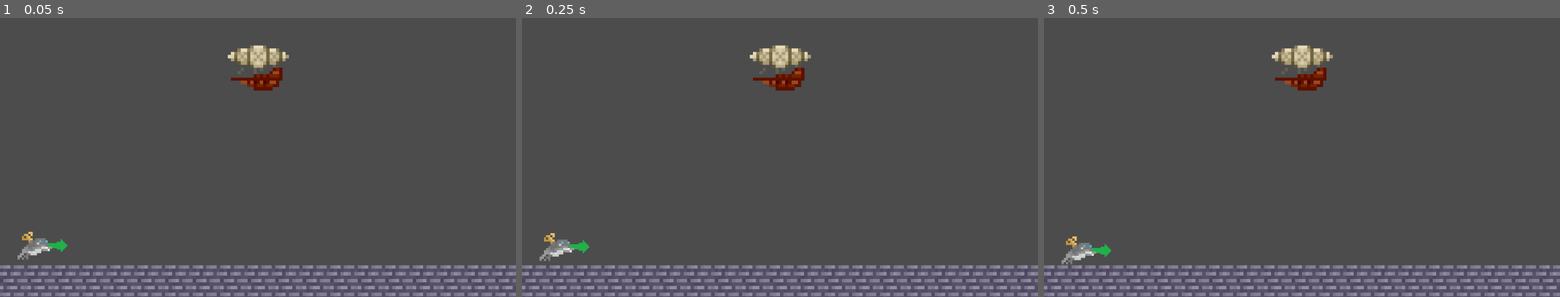
Above: before the commit, frames 1-3 (left to right).
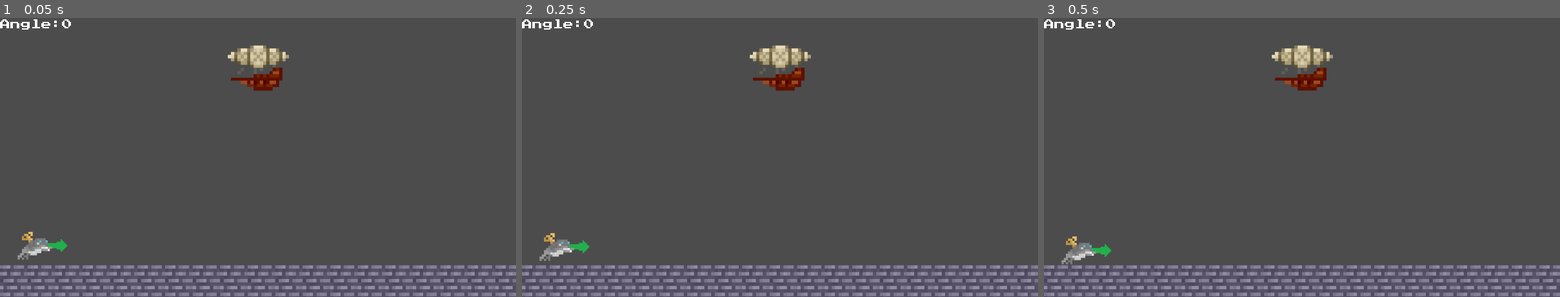
Above: after the commit, the same moments.

Repository: lthammond/CS315-P1-Airship_Assault
Game: Godot game, scene res://src/Level.tscn
Same seed, same stepped clock (60 frames per second), same inputs: the game is played once before the commit and once after it.
Inputs:
- Up to frame 1 (0.05 s): no input
- Up to frame 2 (0.25 s): no input
- Up to frame 3 (0.5 s): no input

The runs differ from the first frame. In frame 1, 0.2% of the frame differs, in the area x 0-14%, y 0-5%; in frame 2, 0.2%; in frame 3, 0.2%.

Commit message:
Add AngleLabel and font

Diff:
--- a/project/src/AirshipTarget.gd
+++ b/project/src/AirshipTarget.gd
@@ -2,5 +2,6 @@
 
 func _on_Target_body_entered(body):
 	if (body.get_name()) == "Projectile":
+		$TargetHitSound.play()
 		gravity_scale = 1
 		print("Hit!")
--- a/project/src/AirshipTarget.tscn
+++ b/project/src/AirshipTarget.tscn
@@ -1,6 +1,7 @@
-[gd_scene load_steps=4 format=2]
+[gd_scene load_steps=5 format=2]
 
 [ext_resource path="res://src/AirshipTarget.gd" type="Script" id=1]
+[ext_resource path="res://assets/TargetHit.wav" type="AudioStream" id=2]
 
 [sub_resource type="Image" id=4]
 data = {
@@ -29,4 +30,7 @@
 [node name="Sprite" type="Sprite" parent="."]
 texture = SubResource( 3 )
 
+[node name="TargetHitSound" type="AudioStreamPlayer2D" parent="."]
+stream = ExtResource( 2 )
+
 [connection signal="body_entered" from="." to="." method="_on_Target_body_entered"]
--- /dev/null
+++ b/project/src/Level.gd
@@ -0,0 +1,7 @@
+extends Node2D
+
+func _ready():
+	var _ignored = $Projectile.connect("angle_changed", self, "_on_Projectile_angle_changed")
+
+func _on_Projectile_angle_changed(new_angle):
+	$AngleLabel.text = 'Angle: %d' % -new_angle
--- a/project/src/Level.tscn
+++ b/project/src/Level.tscn
@@ -1,9 +1,11 @@
-[gd_scene load_steps=8 format=2]
+[gd_scene load_steps=11 format=2]
 
 [ext_resource path="res://src/Projectile.tscn" type="PackedScene" id=1]
 [ext_resource path="res://assets/placeholderTile.png" type="Texture" id=2]
 [ext_resource path="res://src/AirshipTarget.tscn" type="PackedScene" id=3]
 [ext_resource path="res://assets/BrickTile.png" type="Texture" id=4]
+[ext_resource path="res://assets/PressStart2P-Regular.ttf" type="DynamicFontData" id=5]
+[ext_resource path="res://src/Level.gd" type="Script" id=6]
 
 [sub_resource type="ConvexPolygonShape2D" id=1]
 points = PoolVector2Array( 64, 64, 0, 64, 0, 0, 64, 0 )
@@ -55,7 +57,12 @@
 } ]
 1/z_index = 0
 
+[sub_resource type="DynamicFont" id=4]
+size = 24
+font_data = ExtResource( 5 )
+
 [node name="Level" type="Node2D"]
+script = ExtResource( 6 )
 
 [node name="TileMap" type="TileMap" parent="."]
 tile_set = SubResource( 2 )
@@ -68,3 +75,13 @@
 [node name="Projectile" parent="." instance=ExtResource( 1 )]
 position = Vector2( 80.9164, 530.276 )
 mode = 2
+
+[node name="AngleLabel" type="Label" parent="."]
+margin_top = 2.77795
+margin_right = 192.0
+margin_bottom = 26.778
+custom_fonts/font = SubResource( 4 )
+text = "Angle:0"
+__meta__ = {
+"_edit_use_anchors_": false
+}
--- a/project/src/Projectile.gd
+++ b/project/src/Projectile.gd
@@ -1,4 +1,6 @@
 extends RigidBody2D
+
+signal angle_changed(new_angle)
 
 export var angle = 0
 var degrees_per_second = 30
@@ -9,8 +11,10 @@
 	angle = clamp(angle, -90, 0)
 	if Input.is_action_pressed("increase_angle"):
 		angle -= degrees_per_second * delta
+		emit_signal("angle_changed", angle)
 	if Input.is_action_pressed("decrease_angle"):
 		angle += degrees_per_second * delta
+		emit_signal("angle_changed", angle)
 
 	strength = clamp(strength, 20, 100)
 	if Input.is_action_pressed("increase_strength"):
Binary file added: project/assets/PressStart2P-Regular.ttf
Not shown, added: raw_assets/fonts/PressStart2P/OFL.txt
Not shown, added: raw_assets/fonts/PressStart2P/PressStart2P-Regular.ttf
